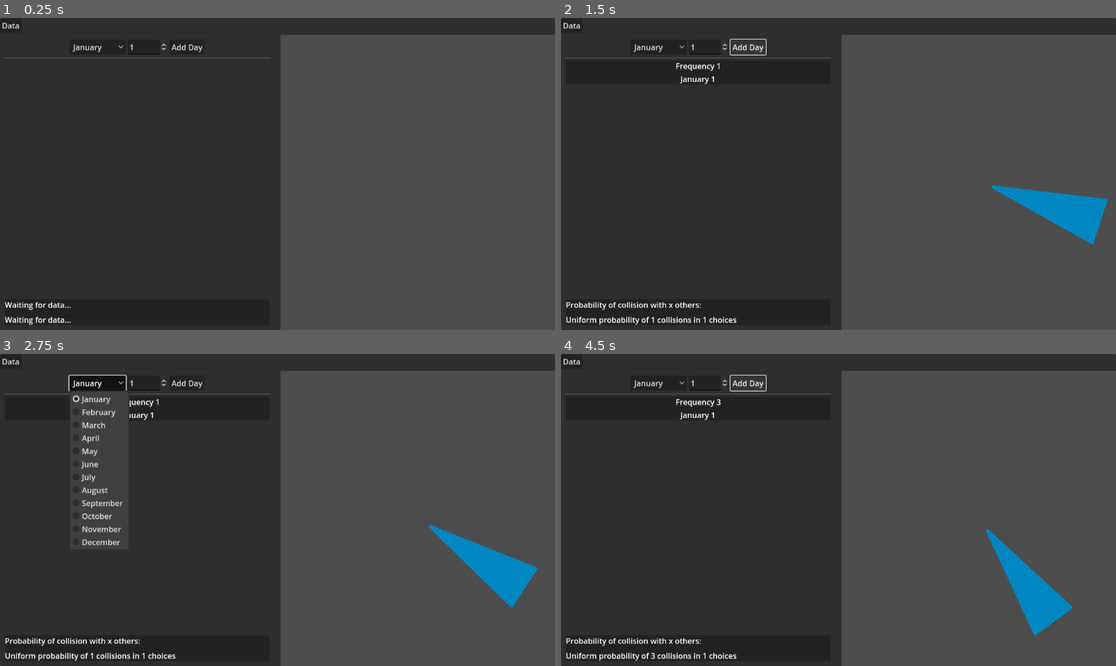
Above: before the commit, frames 1-4 (two rows, left to right).
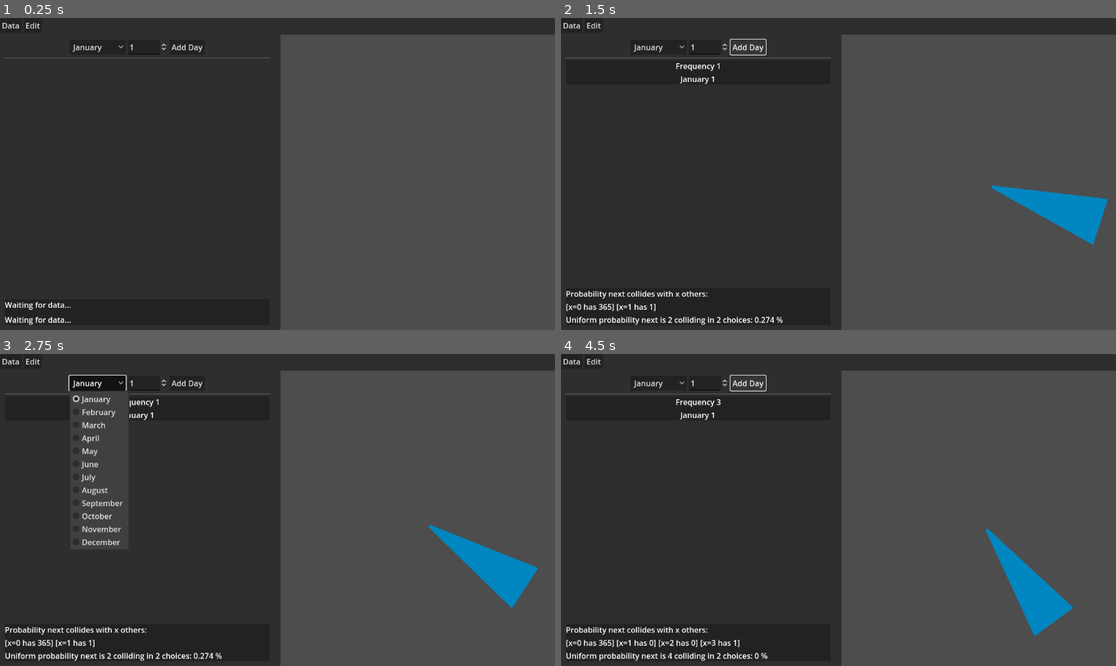
Above: after the commit, the same moments.

Repository: thecyberwraith/birthday-paradox
Game: Godot game, scene res://ui/main.tscn
The game is run twice, just before and just after one commit, with the same random seed, the same clock (stepped at 60 frames per second) and the same inputs.
Inputs:
- Up to frame 1 (0.25 s): no input
- Up to frame 2 (1.5 s): click "January" at 0.5 s; click "Add Day" at 1.25 s
- Up to frame 3 (2.75 s): click "January" at 2 s
- Up to frame 4 (4.5 s): click "Add Day" at 2.75 s; click "January" at 3.5 s; click "Add Day" at 4.25 s

The runs differ from the first frame. In frame 1, less than 0.1% of the frame differs, in the area x 4-8%, y 1-4%; in frame 2, 0.9%; in frame 3, 0.9%; in frame 4, 1.0%, in the area x 0-38%, y 1-99%.

Commit message:
Probabilities are visible. Undo added.

Diff:
--- a/data/STORAGE.gd
+++ b/data/STORAGE.gd
@@ -54,7 +54,26 @@
 
 	return names
 
-func populate_menu(menu: PopupMenu) -> void:
+func populate_menu(data_menu: PopupMenu, edit_menu: PopupMenu) -> void:
+	populate_data_menu(data_menu)
+	populate_edit_menu(edit_menu)
+
+func populate_edit_menu(menu: PopupMenu) -> void:
+	menu.add_item("Remove last date")
+	menu.id_pressed.connect(func (_x): _undo_last_date())
+
+func _undo_last_date() -> void:
+	if days_list.size() == 0:
+		return
+
+	print("Removed last date ", days_list.pop_back())
+	send_repopulate_signal()
+
+func send_repopulate_signal() -> void:
+	var aggregate = _create_day_frequency_and_sort()
+	repopulate_data.emit(days_list, aggregate[0], aggregate[1])
+
+func populate_data_menu(menu: PopupMenu) -> void:
 	var filenames = load_dataset_names()
 
 	menu.add_item("New", NEW_SAVE_ID)
@@ -119,5 +138,4 @@
 		var ordinal = file.get_8()
 		days_list.append(Day.from_ordinal(ordinal))
 
-	var aggregate = _create_day_frequency_and_sort()
-	repopulate_data.emit(days_list, aggregate[0], aggregate[1])
+	send_repopulate_signal()
--- a/ui/main.gd
+++ b/ui/main.gd
@@ -5,12 +5,13 @@
 @onready var add_button: Button = $PanelContainer/HSplitContainer/MarginContainer/VBoxContainer/HBoxContainer/AddNewDayButton
 
 @onready var data_menu: PopupMenu = $PanelContainer/MenuBar/Data
+@onready var edit_menu: PopupMenu = $PanelContainer/MenuBar/Edit
 
 func _ready() -> void:
 	month_option.item_selected.connect(_month_selected)
 	add_button.pressed.connect(_day_added)
 
-	Storage.populate_menu(data_menu)
+	Storage.populate_menu(data_menu, edit_menu)
 
 	for i in Calendar.Months.size():
 		month_option.add_item(Calendar.Months[i].name, i)
--- a/ui/main.tscn
+++ b/ui/main.tscn
@@ -35,6 +35,9 @@
 size_flags_vertical = 0
 
 [node name="Data" type="PopupMenu" parent="PanelContainer/MenuBar"]
+
+[node name="Edit" type="PopupMenu" parent="PanelContainer/MenuBar"]
+auto_translate_mode = 1
 
 [node name="HSplitContainer" type="HSplitContainer" parent="PanelContainer"]
 layout_mode = 2
--- a/ui/probabilityDisplay/probability_display.gd
+++ b/ui/probabilityDisplay/probability_display.gd
@@ -31,17 +31,47 @@
 
 	var max_collisions_present: int = frequencies.values().max()
 
-	theoretical_label.text = "Uniform probability of %s collisions in %s choices" % [
-		max_collisions_present,
-		sorted_days.size()
-	]
+	_update_stored_probability(max_collisions_present+1, sorted_days.size()+1)
 
-	empirical_label.text = "Probability of collision with x others:"
+	empirical_label.text = "Probability next collides with x others:"
 
 	for i in range(max_collisions_present+1):
 		empirical_container.add_child(_create_empirical_probability(i, frequencies))
 
-func _create_empirical_probability(collisions: int, _frequencies: Dictionary) -> RichTextLabel:
-	var label := RichTextLabel.new()
-	label.text = "%s shared %s" % [collisions, "?"]
+func _update_stored_probability(collisions: int, samples: int) -> void:
+	var probability = "No data"
+	var key = "%s" % collisions
+	if key in probabilities["colliding"]:
+		var data = probabilities["colliding"][key]
+
+		if samples < collisions:
+			probability = "0 %"
+		elif samples < data["start"]:
+			probability = "~0 %"
+		elif (samples > data["start"] + data["probabilities"].size()):
+			if data["probabilities"][-1] > 99.99:
+				probability = ">99.9999%"
+			else:
+				probability = "?"
+		else:
+			probability = ("%s" % data["probabilities"][samples-data["start"]]) + " %"
+
+	theoretical_label.text = "Uniform probability next is %s colliding in %s choices: %s" % [
+		collisions,
+		samples,
+		probability
+	]
+
+func _create_empirical_probability(collisions: int, frequencies: Dictionary) -> Label:
+	var label := Label.new()
+	var options := 0
+	for day in frequencies:
+		if frequencies[day] == collisions:
+			options += 1
+
+	if collisions == 0:
+		options = Calendar.DAYS_IN_YEAR - frequencies.size()
+
+	label.text = "[x=%s has %s]" % [collisions, options]
+	print("Option ", label.text)
 	return label
